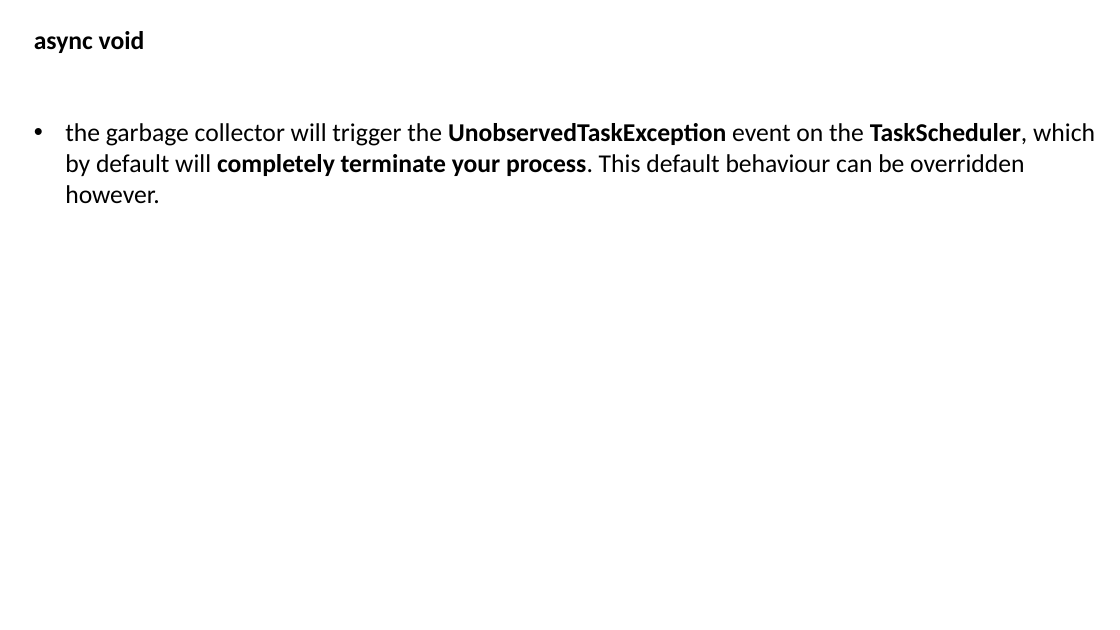
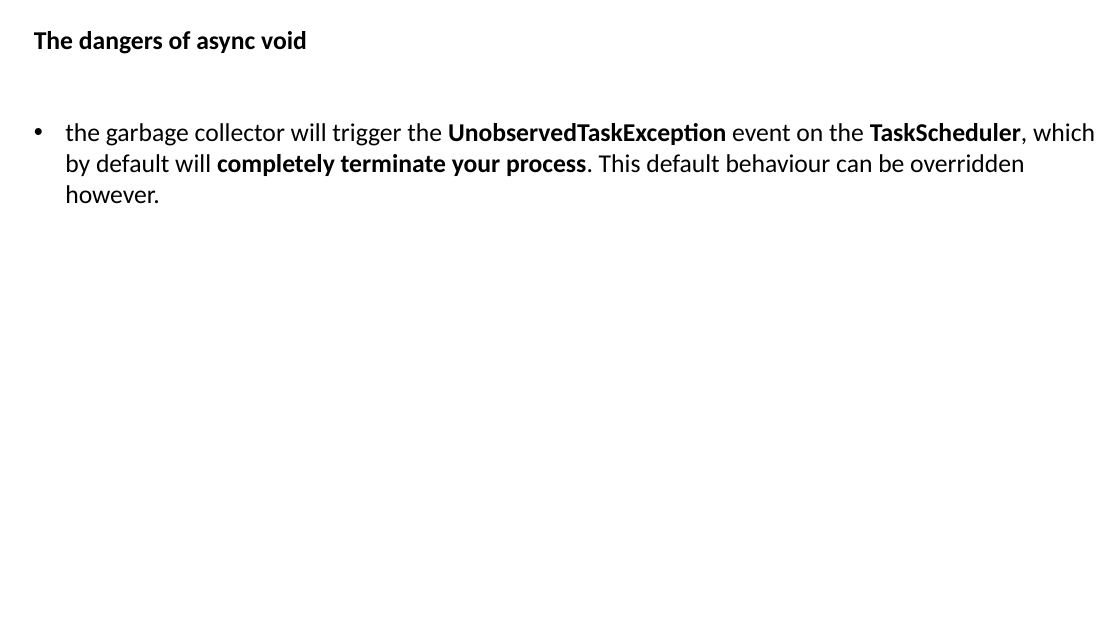
Before and after one commit to JoshKain/AsyncAwaitQuiz, a slide deck: slide 17 of Async and await presentation.pptx. Drawn at 1120x630 pixels with LibreOffice and Linux fonts; fonts in the diff are those of the drawing. Boxes give left, top, right and bottom in pixels: in the first picture for what was removed or moved away, otherwise in the second. Text is boxed around its words. In the diff, an @@ line names an element or a change of style, - is before the commit and + after.

```diff
--- a/Async and await presentation.pptx
+++ b/Async and await presentation.pptx
@@ text at (34,31,307,54): text changed @@
-async void
+The dangers of async void
```
Also in this commit, not shown: 1 other slide changed.
